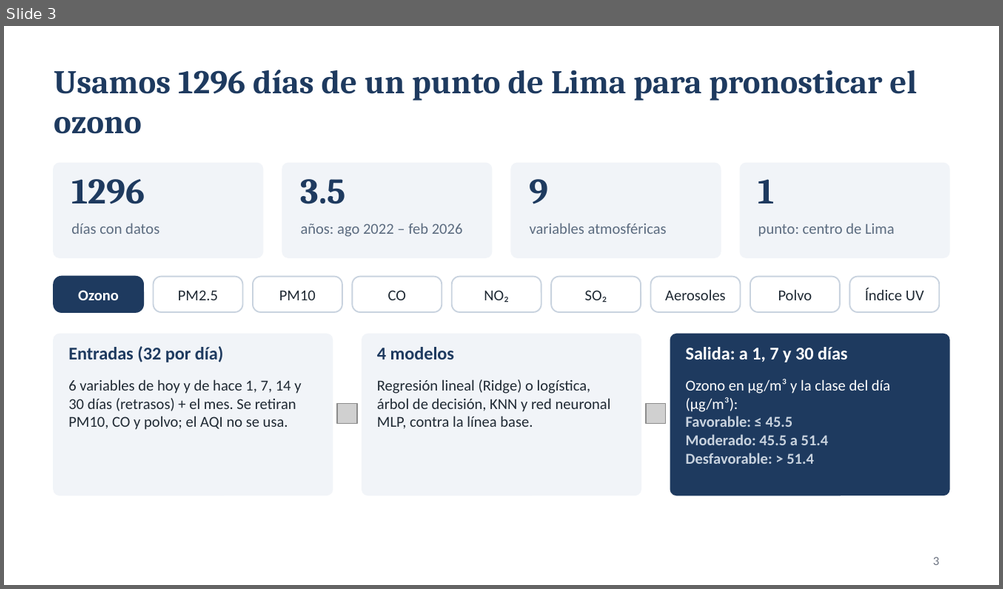
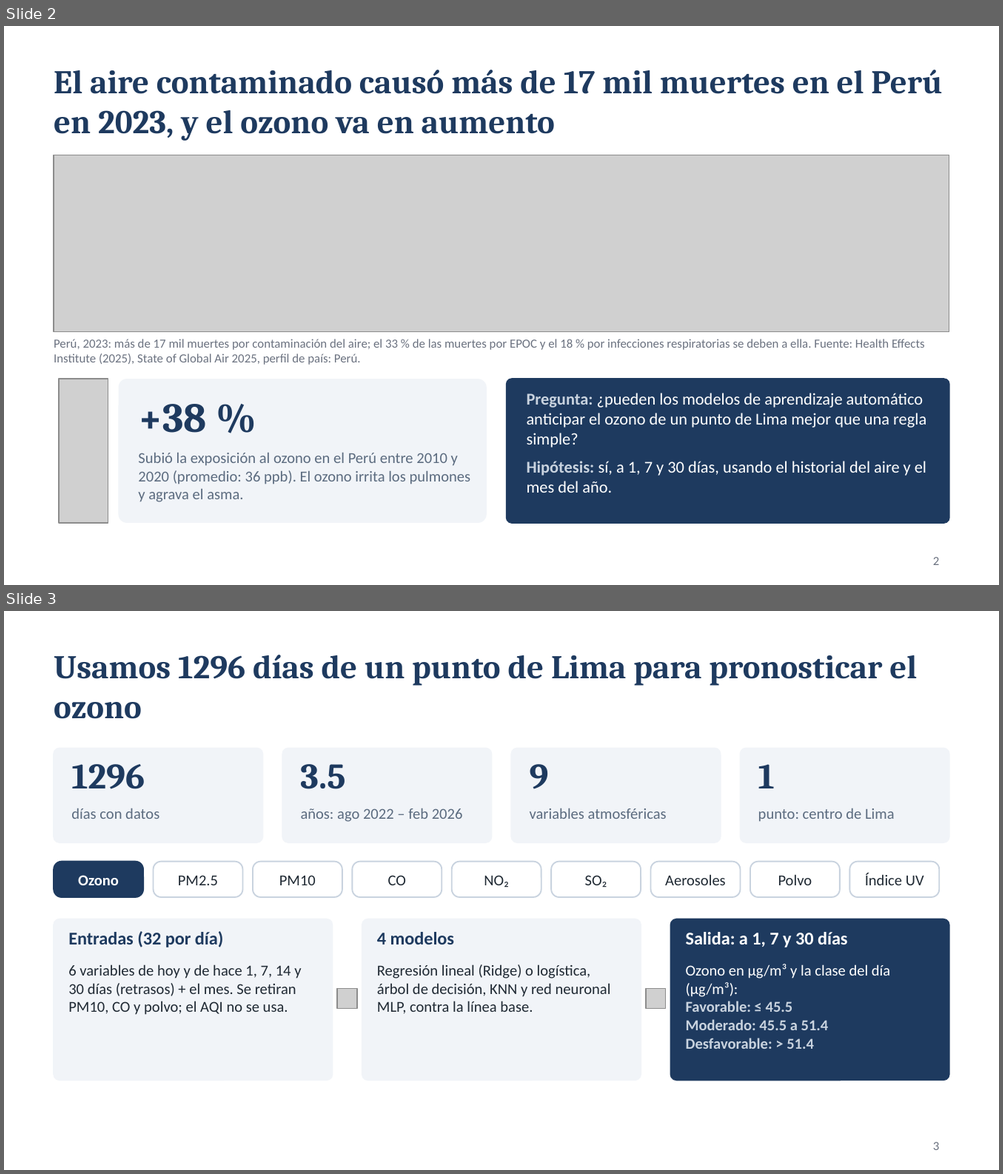
Before and after one commit to pablohuayta/prediccion-ozono-lima, a slide deck: Grupo7-TA-Exposicion.pptx. Shown one above the other, each under a label of ours: slide 3 before the commit, slides 2 and 3 after it. The pictures are 1003x589 and 1003x1174 pixels, drawn with LibreOffice and Linux fonts; fonts in the diff are those of the drawing; grey boxes stand for pictures. Boxes give left, top, right and bottom in pixels: in the first picture for what was removed or moved away, otherwise in the second. Text is boxed around its words. In the diff, an @@ line names an element or a change of style, - is before the commit and + after.

```diff
--- a/Grupo7-TA-Exposicion.pptx
+++ b/Grupo7-TA-Exposicion.pptx
@@ slide 2 added at [4,26,999,585], background #FFFFFF @@
@@ title added at [54,70,942,141], 24 pt, text #1E3A5F, bold @@
+El aire contaminado causó más de 17 mil muertes en el Perú en 2023, y el ozono va en aumento
@@ picture added at [54,156,949,332] @@
@@ text added at [54,339,925,365], 9 pt, text #6B7280 @@
+Perú, 2023: más de 17 mil muertes por contaminación del aire; el 33 % de las muertes por EPOC y el 18 % por infecciones respiratorias se deben a ella. Fuente: Health Effects Institute (2025), State of Global Air 2025, perfil de país: Perú.
@@ picture added at [59,379,108,523] @@
@@ rounded rectangle added at [119,379,486,523], fill #F1F4F8 @@
@@ rounded rectangle added at [506,379,949,523], fill #1E3A5F, outline #1E3A5F 1 pt @@
@@ text added at [526,393,926,493], 12 pt, text #FFFFFF @@
+Pregunta: ¿pueden los modelos de aprendizaje automático anticipar el ozono de un punto de Lima mejor que una regla simple?
+Hipótesis: sí, a 1, 7 y 30 días, usando el historial del aire y el mes del año.
@@ text added at [138,404,207,433], 30 pt, text #1E3A5F, bold @@
++38 %
@@ text added at [138,453,471,503], 11 pt, text #5B6B7F @@
+Subió la exposición al ozono en el Perú entre 2010 y 2020 (promedio: 36 ppb). El ozono irrita los pulmones y agrava el asma.
@@ page number added at [933,557,939,565], 9 pt, text #6B7280 @@
+2
```
Also in this commit, not shown: 2 slides changed, 1 slide removed.
